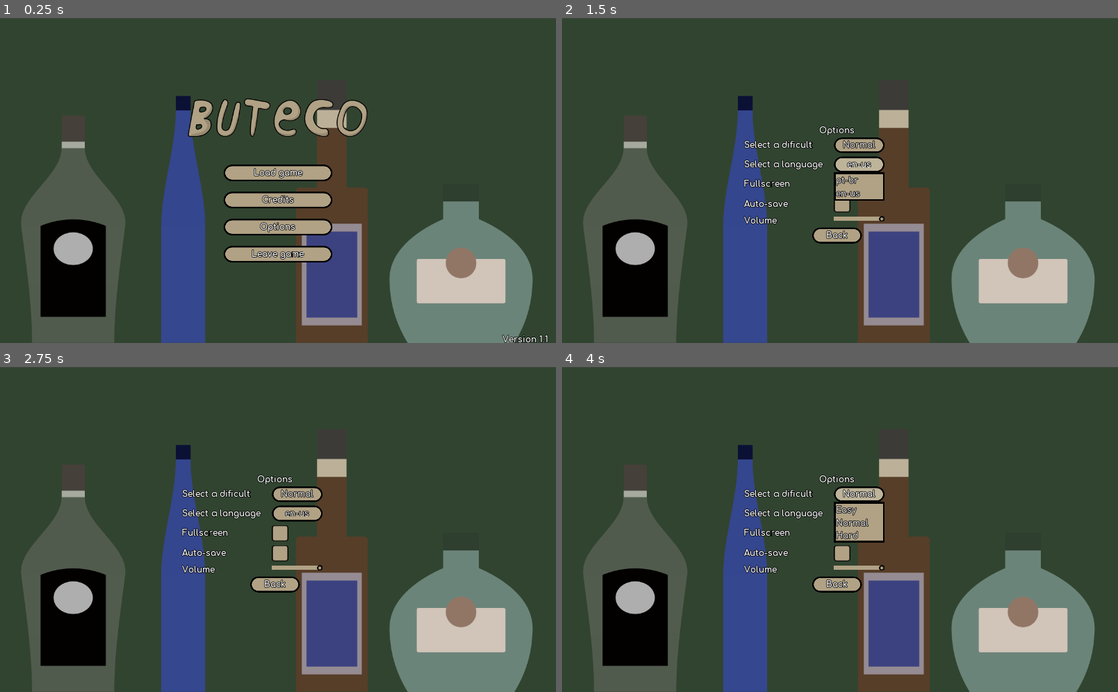
Above: before the commit, frames 1-4 (two rows, left to right).
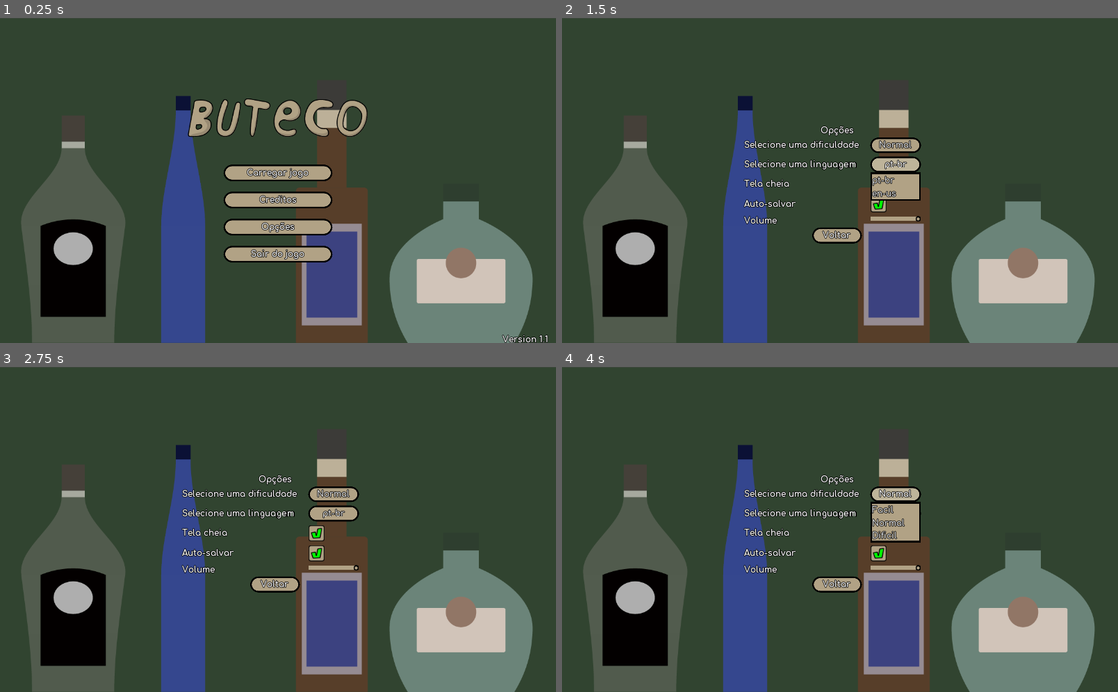
Above: after the commit, the same moments.

Repository: gustavopedrosob/buteco
Game: Godot game, scene res://scenes/HomeScreen.tscn
Two runs of this game, one before a commit and one after it. Both use one fixed random seed, a clock stepped at 60 frames per second and the inputs below.
Inputs:
- Up to frame 1 (0.25 s): no input
- Up to frame 2 (1.5 s): click "Options" (after the commit: "Opções") at 0.5 s; click "en-us" (after the commit: "pt-br") at 1.25 s
- Up to frame 3 (2.75 s): click "Back" (after the commit: "Voltar") at 2 s
- Up to frame 4 (4 s): click "Normal" at 2.75 s; click "Normal" at 3.5 s

The runs differ from the first frame. In frame 1, 0.6% of the frame differs, in the area x 44-56%, y 46-75%; in frame 2, 3.6%, in the area x 32-65%, y 33-68%; in frame 3, 2.8%; in frame 4, 3.6%.

Commit message:
Versão não revisada.

Diff:
--- a/scripts/Autosave.gd
+++ b/scripts/Autosave.gd
@@ -1,7 +1,7 @@
 extends CheckBox
 
 func _ready():
-	pressed = Options.auto_save
+	pressed = Options.options['auto-save']
 
 func _on_Autosave_pressed():
 	Options.auto_save = !Options.auto_save
--- a/scripts/Click Game.gd
+++ b/scripts/Click Game.gd
@@ -6,7 +6,7 @@
 const possible_clicks_required = [25, 35, 50]
 
 func _ready():
-	clicks_required = possible_clicks_required[Options.dificulty]
+	clicks_required = possible_clicks_required[Options.options['difficulty']]
 	# warning-ignore:return_value_discarded
 	Options.connect("language_change", self, "update_language")
 	update_language()
--- a/scripts/Costumer.gd
+++ b/scripts/Costumer.gd
@@ -11,7 +11,7 @@
 onready var sound_of_miss = load('res://Songs/Errou.wav')
 
 func _ready():
-	$Audio.volume_db = (Options.volume - 100) * 0.8
+	$Audio.volume_db = (Options.options['volume'] - 100) * 0.8
 	line.connect("tree_exited", self, '_on_Linha_tree_exited')
 	click.connect("tree_exited", self,'_on_Jogoclick_tree_exited')
 	line.get_child(1).connect('hit', self, 'on_hit')
--- a/scripts/Difficulty.gd
+++ b/scripts/Difficulty.gd
@@ -15,4 +15,4 @@
 	get_popup().set_item_text(0, Options.lang_content["easy"])
 	get_popup().set_item_text(1, Options.lang_content["normal"])
 	get_popup().set_item_text(2, Options.lang_content["hard"])
-	text = Options.lang_content[Options.difficulties[Options.dificulty]]
+	text = Options.lang_content[Options.get_difficulty_as_str()]
--- a/scripts/Fullscreen.gd
+++ b/scripts/Fullscreen.gd
@@ -1,8 +1,7 @@
 extends CheckBox
 
 func _ready():
-	pressed = Options.fullscreen
+	pressed = Options.options['fullscreen']
 
 func _on_CheckFullscreen_pressed():
-	OS.window_fullscreen = !OS.window_fullscreen
-	Options.fullscreen = !Options.fullscreen
+	Options.set_fullscreen(!OS.window_fullscreen)
--- a/scripts/Home Screen Options.gd
+++ b/scripts/Home Screen Options.gd
@@ -7,4 +7,4 @@
 func on_voltar_pressed():
 	# warning-ignore:return_value_discarded
 	get_tree().change_scene("res://scenes/HomeScreen.tscn")
-	Options.create_save()
+	Options.save()
--- a/scripts/Language.gd
+++ b/scripts/Language.gd
@@ -3,7 +3,7 @@
 func _ready():
 	# warning-ignore:return_value_discarded
 	get_popup().connect("id_pressed", self, "_on_item_pressed")
-	text = Options.language
+	text = Options.options['language']
 
 func _on_item_pressed(ID):
 	set_language(Options.languages[ID])
--- a/scripts/Red Line.gd
+++ b/scripts/Red Line.gd
@@ -10,21 +10,27 @@
 signal missed
 
 const speeds = [1.5, 2.0, 2.5]
-var state = 'rising'
+var down = true
 
 func _ready():
-	velocity = speeds[Options.dificulty]
+	velocity = speeds[Options.options['difficulty']]
 
 # warning-ignore:unused_argument
 func _process(delta):
-	if $WhiteLine.rect_position.y <= 195 and state == 'rising':
-		$WhiteLine.rect_position.y += velocity
-		if $WhiteLine.rect_position.y >= 195:
-			state = 'down'
-	elif $WhiteLine.rect_position.y >= 0 and state == 'down':
-		$WhiteLine.rect_position.y -= velocity
-		if $WhiteLine.rect_position.y <= 0:
-			state = 'rising'
+	move_white_line(-velocity if down else +velocity)
+	if is_line_at_bottom():
+		down = false
+	elif is_line_at_top():
+		down = true
+
+func is_line_at_bottom():
+	return $WhiteLine.rect_position.y <= 0
+
+func is_line_at_top():
+	return $WhiteLine.rect_position.y >= 195
+
+func move_white_line(position):
+	$WhiteLine.rect_position.y += position
 
 func _unhandled_input(event):
 	if event.is_action_pressed("ui_select"):
--- a/scripts/Volume.gd
+++ b/scripts/Volume.gd
@@ -1,7 +1,7 @@
 extends HSlider
 
 func _ready():
-	value = Options.volume
+	value = Options.options['volume']
 
 func _on_HSlider_value_changed(value):
-	Options.volume = int(value)
+	Options.options['volume'] = int(value)
--- a/scripts/globals/Options.gd
+++ b/scripts/globals/Options.gd
@@ -2,57 +2,54 @@
 
 signal language_change
 
-var language = 'pt-br' setget set_language, get_language
-const languages = ["pt-br", "en-us"]
-var dificulty = 1
-const difficulties = ["easy", "normal", "hard"]
-var auto_save = false
-var fullscreen = false
-var tips = true
-var lang_content = null
-var volume = 100
+var options = {
+	'language': 'pt-br',
+	'auto-save': true,
+	'fullscreen': true,
+	'volume': 100,
+	'difficulty': 1
+}
+var lang_content
 
-func set_language(value):
-	language = value
+func get_difficulty_as_str(difficulty: int = options['difficulty']):
+	return ['easy', 'normal', 'hard'][difficulty]
+
+func set_language(language: String):
+	options['language'] = language
+	setup_language()
+
+
+func setup_language(language: String = options['language']):
 	var file = File.new()
-	file.open('res://lang/%s.json' % language, File.READ)
-	var text = file.get_as_text()
-	lang_content = parse_json(text)
+	var error = file.open('res://lang/%s.json' % language, File.READ)
+	if not error:
+		lang_content = parse_json(file.get_as_text())
 	emit_signal("language_change")
 
-func get_language():
-	return language
+
+func set_fullscreen(fullscreen: bool):
+	options['fullscreen'] = fullscreen
+
+
+func setup_fullscreen(fullscreen: bool = options['fullscreen']):
+	OS.window_fullscreen = fullscreen
+
 
 func _ready():
-	Options.load_save()
-	change_fullscreen()
+	Options.read()
+	setup_fullscreen()
+	setup_language()
 
-func load_save():
-	var arquivo = File.new()
-	var error = arquivo.open('res://options', File.READ)
-	if error:
-		self.language = "en-us"
-	else:
-		var data = arquivo.get_var()
-		self.language = data['language']
-		dificulty = data['dificulty']
-		auto_save = data['auto-save']
-		fullscreen = data['fullscreen']
-		volume = data['volume']
 
-func create_save():
+func read():
+	var file = File.new()
+	var error = file.open('res://options', File.READ)
+	if not error:
+		options = file.get_var()
+
+
+func save():
 	var file = File.new()
 	var error = file.open('res://options', File.WRITE)
-	var data = {
-		'language': language,
-		'dificulty': dificulty,
-		'auto-save': auto_save,
-		'fullscreen':fullscreen,
-		'volume': volume}
-	if error:
-		print(error)
-	else:
-		file.store_var(data)
-
-func change_fullscreen():
-	OS.window_fullscreen = fullscreen
+	if not error:
+		file.store_var(options)
